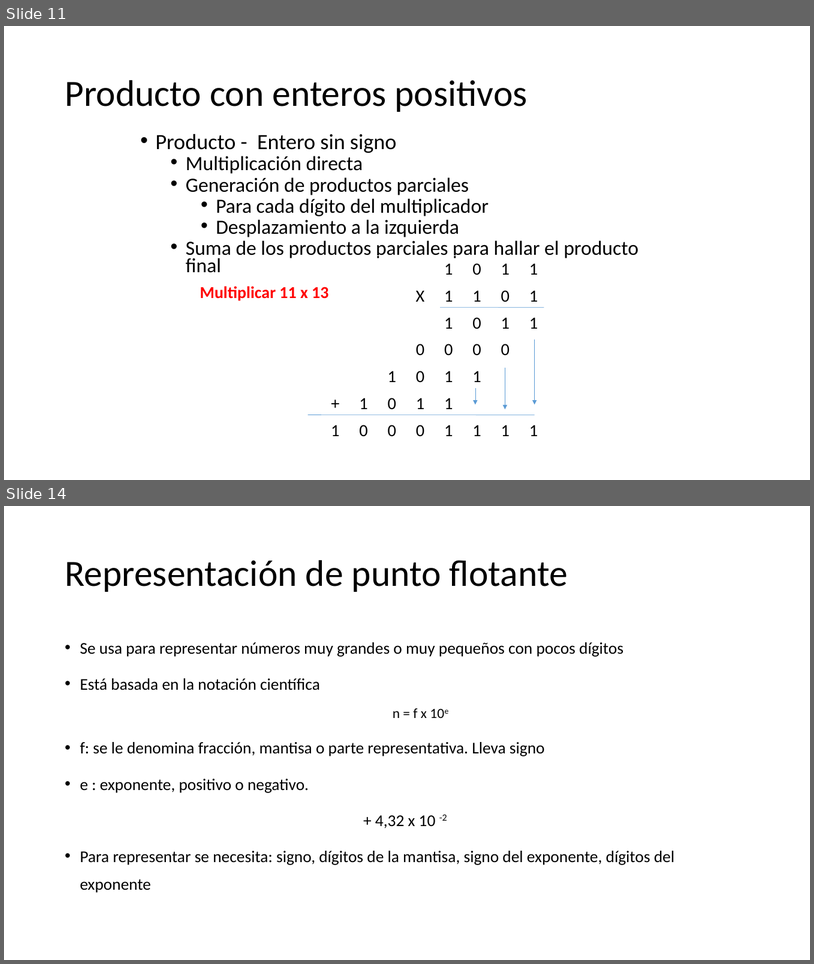
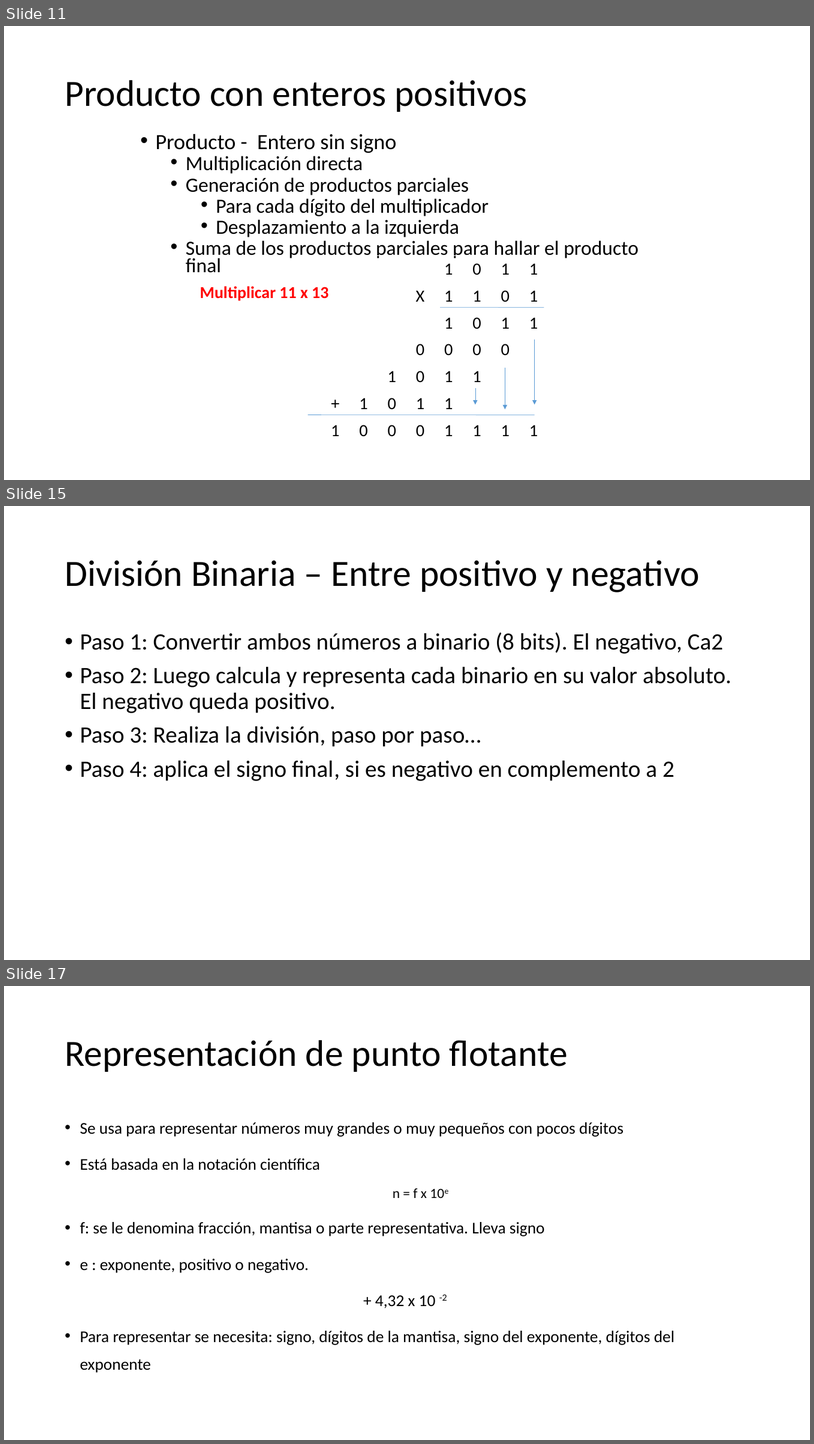
Before and after one commit to CesarLopez-Profe/Fundamentos_Programacion, a slide deck: Slides/3_Aritmetica_del_computador.pptx. Shown one above the other, each under a label of ours: slides 11 and 14 before the commit, slides 11, 15 and 17 after it; the slides between them are not shown. The pictures are 814x964 and 814x1444 pixels, drawn with LibreOffice and Linux fonts; fonts in the diff are those of the drawing; background and template pictures are left out. Boxes give left, top, right and bottom in pixels: in the first picture for what was removed or moved away, otherwise in the second. Text is boxed around its words. In the diff, an @@ line names an element or a change of style, - is before the commit and + after.

```diff
--- a/Slides/3_Aritmetica_del_computador.pptx
+++ b/Slides/3_Aritmetica_del_computador.pptx
@@ slide 15 added at (4,506,810,960), background picture (left out) @@
@@ title added at (65,560,700,592), 49.9 pt, text #000000 @@
+División Binaria – Entre positivo y negativo
@@ text added at (80,632,732,781), 31.7 pt, text #000000 @@
+• Paso 1: Convertir ambos números a binario (8 bits). El negativo, Ca2
+• Paso 2: Luego calcula y representa cada binario en su valor absoluto. El negativo queda positivo.
+• Paso 3: Realiza la división, paso por paso…
+• Paso 4: aplica el signo final, si es negativo en complemento a 2
@@ what was slide 14 is now slide 17 @@
```
Also in this commit, not shown: 2 slides changed, 2 other slides added, 1 other file.
